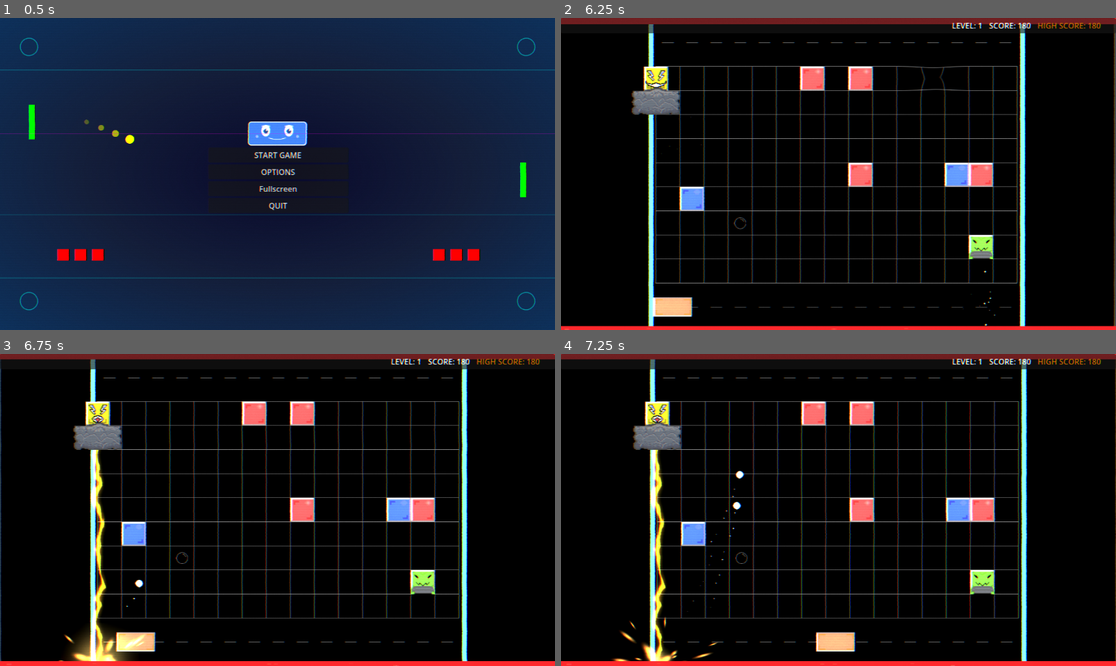
Above: before the commit, frames 1-4 (two rows, left to right).
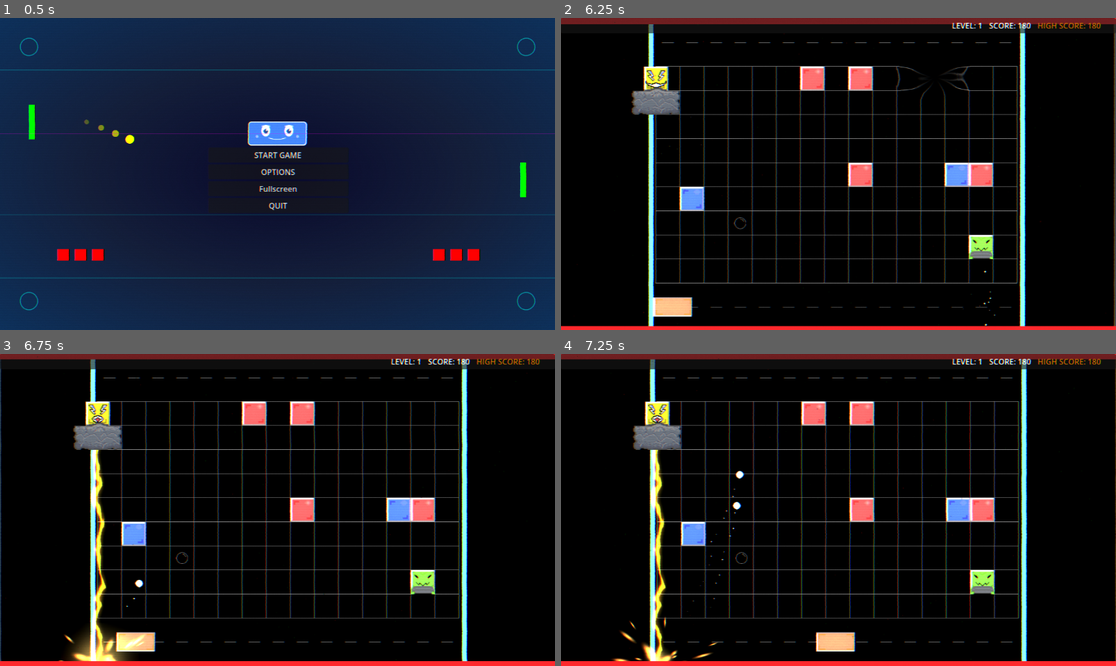
Above: after the commit, the same moments.

Repository: Nicheen/NotPong2025
Game: Godot game, scene res://scenes/menus/main_menu.tscn
Same seed, same stepped clock (60 frames per second), same inputs: the game is played once before the commit and once after it.
Inputs (mouse positions are in pixels of both pictures, inside the frame that each line leads up to):
- Up to frame 1 (0.5 s): no input
- Up to frame 2 (6.25 s): click "START GAME" at 0.5 s; tap Enter (ui_accept) at 1.25, 1.52, 2.27, 3.77, 4.52, 5.27 s; move the mouse to (960, 158) at 1.27 s; hold D (move_right) 1.28-2.03 s; hold Shift (dash) 1.28-2.03 s; move the mouse to (727, 189) at 2.02 s; hold S (teleport_down) 2.03-2.78 s; click (727, 189) at 2.1 s; move the mouse to (894, 105) at 2.77 s; hold D (move_right) 2.78-3.53 s; hold Shift (dash) 2.78-3.53 s; move the mouse to (810, 236) at 3.52 s; hold W (teleport_up) 3.53-4.28 s; click (810, 236) at 3.6 s; move the mouse to (1005, 220) at 4.27 s; hold Shift (dash) 4.28-5.03 s; hold A (move_left) 4.28-5.78 s; move the mouse to (672, 127) at 5.02 s; click (672, 127) at 5.1 s; move the mouse to (866, 174) at 5.77 s; hold S (teleport_down) from 5.78 s (still down); hold Shift (dash) from 5.78 s (still down)
- Up to frame 3 (6.75 s): move the mouse to (194, 432) at 6.52 s; release S (teleport_down) at 6.53 s; release Shift (dash) at 6.53 s; hold D (move_right) from 6.53 s (still down); click (194, 432) at 6.6 s
- Up to frame 4 (7.25 s): keep holding D (move_right); tap Enter (ui_accept) at 6.77 s

Frame 1 is identical in both runs. In frame 2, 0.4% of the frame differs, in the area x 0-87%, y 1-100%; in frame 3, less than 0.1%; in frame 4, less than 0.1%.

Commit message:
new particles

Diff:
--- a/NOTPONG/scenes/main.tscn
+++ b/NOTPONG/scenes/main.tscn
@@ -70,29 +70,42 @@
 hue_variation_max = 0.1
 
 [sub_resource type="Gradient" id="Gradient_o6xl0"]
-offsets = PackedFloat32Array(0.0510949, 1)
-colors = PackedColorArray(1, 1, 0.635294, 0.156863, 0.992157, 0.964706, 0.996078, 0.137255)
+offsets = PackedFloat32Array(0.576642)
+colors = PackedColorArray(0.176471, 0.0862745, 0.0823529, 0.392157)
 
 [sub_resource type="GradientTexture2D" id="GradientTexture2D_tipki"]
 gradient = SubResource("Gradient_o6xl0")
+width = 16
 height = 16
 
 [sub_resource type="CurveXYZTexture" id="CurveXYZTexture_85g3d"]
+
+[sub_resource type="Curve" id="Curve_tefeu"]
+_limits = [-87.6404, 10.0, 0.0, 1.0]
+_data = [Vector2(0, 1), 0.0, 0.0, 0, 0, Vector2(0.504202, -87.6404), 0.0, 0.0, 0, 0, Vector2(1, 1), 0.0, 0.0, 0, 0]
+point_count = 3
+
+[sub_resource type="CurveTexture" id="CurveTexture_o6xl0"]
+curve = SubResource("Curve_tefeu")
 
 [sub_resource type="ParticleProcessMaterial" id="ParticleProcessMaterial_choun"]
 particle_flag_disable_z = true
-emission_shape_scale = Vector3(700, 20, 1)
+emission_shape_scale = Vector3(500, 700, 1)
 emission_shape = 3
 emission_box_extents = Vector3(1, 1, 1)
-directional_velocity_min = -30.0
-directional_velocity_max = 30.0
+directional_velocity_min = -100.0
+directional_velocity_max = 100.0
 directional_velocity_curve = SubResource("CurveXYZTexture_85g3d")
 gravity = Vector3(0, 0, 0)
+linear_accel_min = -10.0
+linear_accel_max = 10.0
+linear_accel_curve = SubResource("CurveTexture_o6xl0")
 scale_min = 0.1
 scale_max = 0.15
 scale_over_velocity_max = 1.5
 hue_variation_min = -0.39
 hue_variation_max = 0.25
+turbulence_enabled = true
 
 [sub_resource type="RectangleShape2D" id="RectangleShape2D_jyhfs"]
 size = Vector2(752, 20)
@@ -268,3 +281,11 @@
 
 [node name="Camera2D" type="Camera2D" parent="."]
 position = Vector2(576, 324)
+
+[node name="GPUParticles2D4" type="GPUParticles2D" parent="."]
+z_index = 1
+position = Vector2(576, 325)
+amount = 200
+texture = SubResource("GradientTexture2D_tipki")
+lifetime = 10.0
+process_material = SubResource("ParticleProcessMaterial_choun")
--- a/NOTPONG/scripts/main.gd
+++ b/NOTPONG/scripts/main.gd
@@ -250,7 +250,7 @@
 func create_enemy_death_distortion(enemy_position: Vector2):
 	"""Create a distortion effect specifically for enemy death"""
 	var force = randf_range(12.0, 20.0)  # More controlled force
-	var radius = randf_range(100.0, 100.0)  # Bigger explosion radius
+	var radius = randf_range(150.0, 150.0)  # Bigger explosion radius
 	var duration = randf_range(2.5, 3.5)  # Longer lasting effect
 
 	create_distortion_effect(enemy_position, force, radius, duration)
--- a/NOTPONG/scripts/obj/enemy/enemy.gd
+++ b/NOTPONG/scripts/obj/enemy/enemy.gd
@@ -128,6 +128,7 @@
 
 	if current_health <= 0:
 		die()
+
 func change_to_cracked_sprite():
 	"""Change the sprite to the cracked version"""
 	if sprite and cracked_texture:
@@ -190,8 +191,8 @@
 
 func check_blast_damage():
 	var blast_radius = 150.0
-	var blast_damage = 25
-	var knockback_force = 1200.0
+	var blast_damage = 20
+	var knockback_force = 2500.0
 
 	var player = find_player()
 	if not player:
Not shown: 1 places in NOTPONG/scenes/main.tscn that only renumber resources
Not shown: 1 places in NOTPONG/scenes/obj/Enemy.tscn that only renumber resources
Not shown: 1 places in NOTPONG/scenes/obj/Projectile.tscn that only renumber resources
